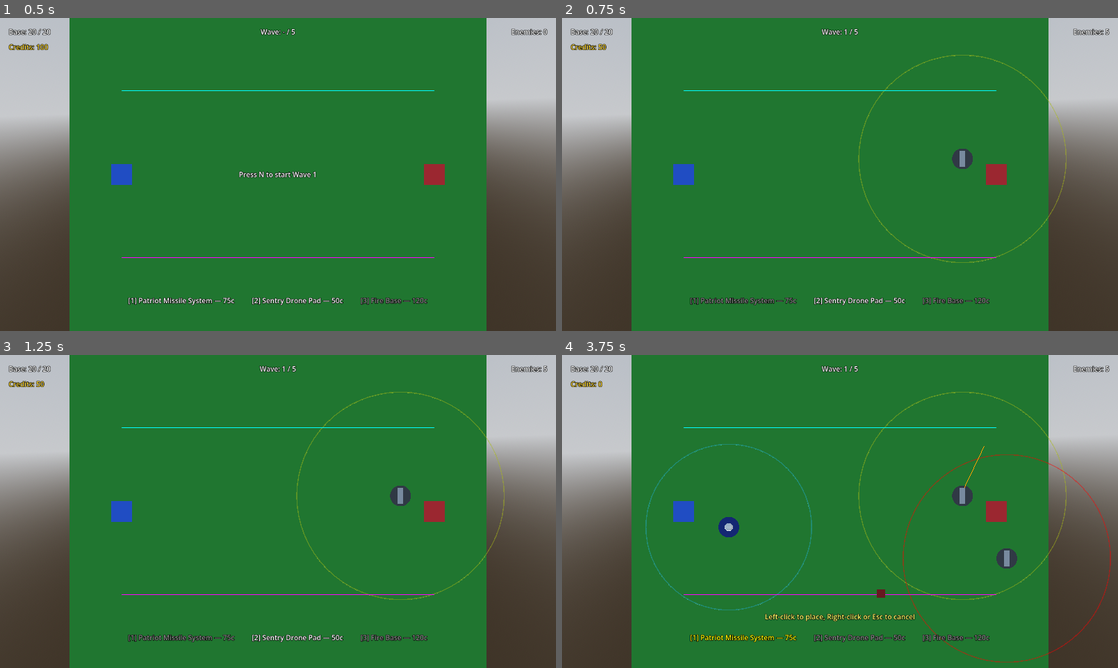
Above: before the commit, frames 1-4 (two rows, left to right).
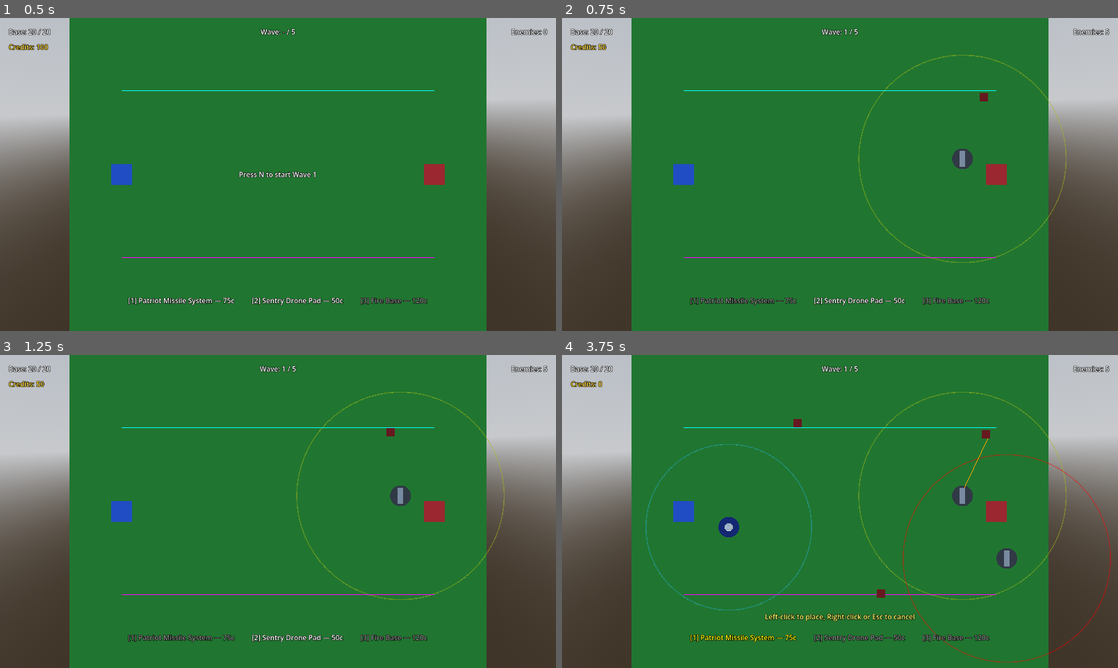
Above: after the commit, the same moments.

Repository: JBones521/generals-td
Game: Godot game, scene res://scenes/levels/level_01.tscn
The game is run twice, just before and just after one commit, with the same random seed, the same clock (stepped at 60 frames per second) and the same inputs.
Inputs (mouse positions are in pixels of both pictures, inside the frame that each line leads up to):
- Up to frame 1 (0.5 s): no input
- Up to frame 2 (0.75 s): tap N at 0.5 s; move the mouse to (962, 158) at 0.52 s; tap 1 at 0.6 s; click (962, 158) at 0.67 s
- Up to frame 3 (1.25 s): no input
- Up to frame 4 (3.75 s): move the mouse to (728, 527) at 1.27 s; tap 2 at 1.35 s; click (728, 527) at 1.42 s; move the mouse to (895, 442) at 2.02 s; tap 3 at 2.1 s; click (895, 442) at 2.17 s; tap Enter at 2.75, 3.5 s; move the mouse to (812, 574) at 2.77 s; tap N at 2.85 s; click (812, 574) at 2.92 s; move the mouse to (1006, 558) at 3.52 s; tap 1 at 3.6 s; click (1006, 558) at 3.67 s

Frame 1 is identical in both runs. In frame 2, less than 0.1% of the frame differs, in the area x 75-77%, y 24-27%; in frame 3, less than 0.1%; in frame 4, less than 0.1%, in the area x 41-77%, y 20-30%.

Commit message:
Fix enemy y-drift on path_a by isolating enemy and ground collision layers, pinning y=1.0
Co-Authored-By: Claude Opus 4.7 (1M context) <noreply@anthropic.com>

Diff:
--- a/scenes/levels/level_01.tscn
+++ b/scenes/levels/level_01.tscn
@@ -58,6 +58,8 @@
 surface_material_override/0 = SubResource("StandardMaterial3D_green")
 
 [node name="GroundBody" type="StaticBody3D" parent="Ground"]
+collision_layer = 2
+collision_mask = 0
 
 [node name="CollisionShape3D" type="CollisionShape3D" parent="Ground/GroundBody"]
 shape = SubResource("BoxShape3D_ground")
--- a/scripts/build_manager.gd
+++ b/scripts/build_manager.gd
@@ -5,7 +5,7 @@
 
 @export var available_towers: Array[TowerData] = []
 @export var paths: Array[PathData] = []
-@export var ground_layer_mask: int = 1
+@export var ground_layer_mask: int = 2
 @export var min_distance_to_path: float = 2.0
 @export var min_tower_spacing: float = 2.0
 
--- a/scripts/enemy.gd
+++ b/scripts/enemy.gd
@@ -20,6 +20,7 @@
 		damage_on_reach_base = enemy_data.damage_to_base
 		enemy_type = enemy_data.enemy_type
 	current_health = max_health
+	motion_mode = CharacterBody3D.MOTION_MODE_FLOATING
 	add_to_group("enemies")
 
 
@@ -79,11 +80,14 @@
 		_current_waypoint_index += 1
 		if _current_waypoint_index >= _path.waypoints.size():
 			_on_path_completed()
-		return
+			return
+	else:
+		var direction := to_target / distance
+		velocity = direction * move_speed
+		velocity.y = 0.0
+		move_and_slide()
 
-	var direction := to_target / distance
-	velocity = direction * move_speed
-	move_and_slide()
+	global_position.y = 1.0
 
 
 func _on_path_completed() -> void:
